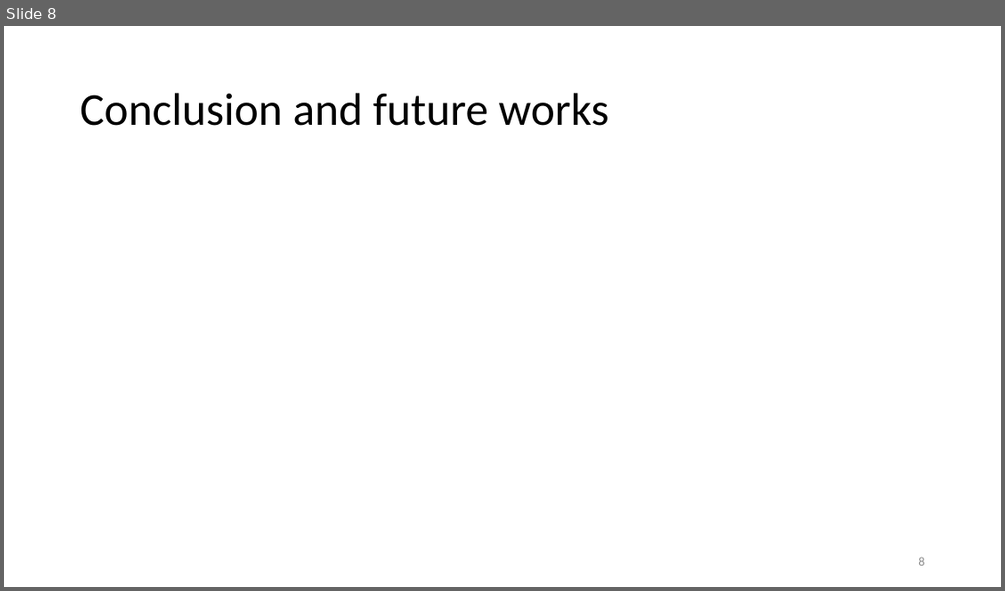
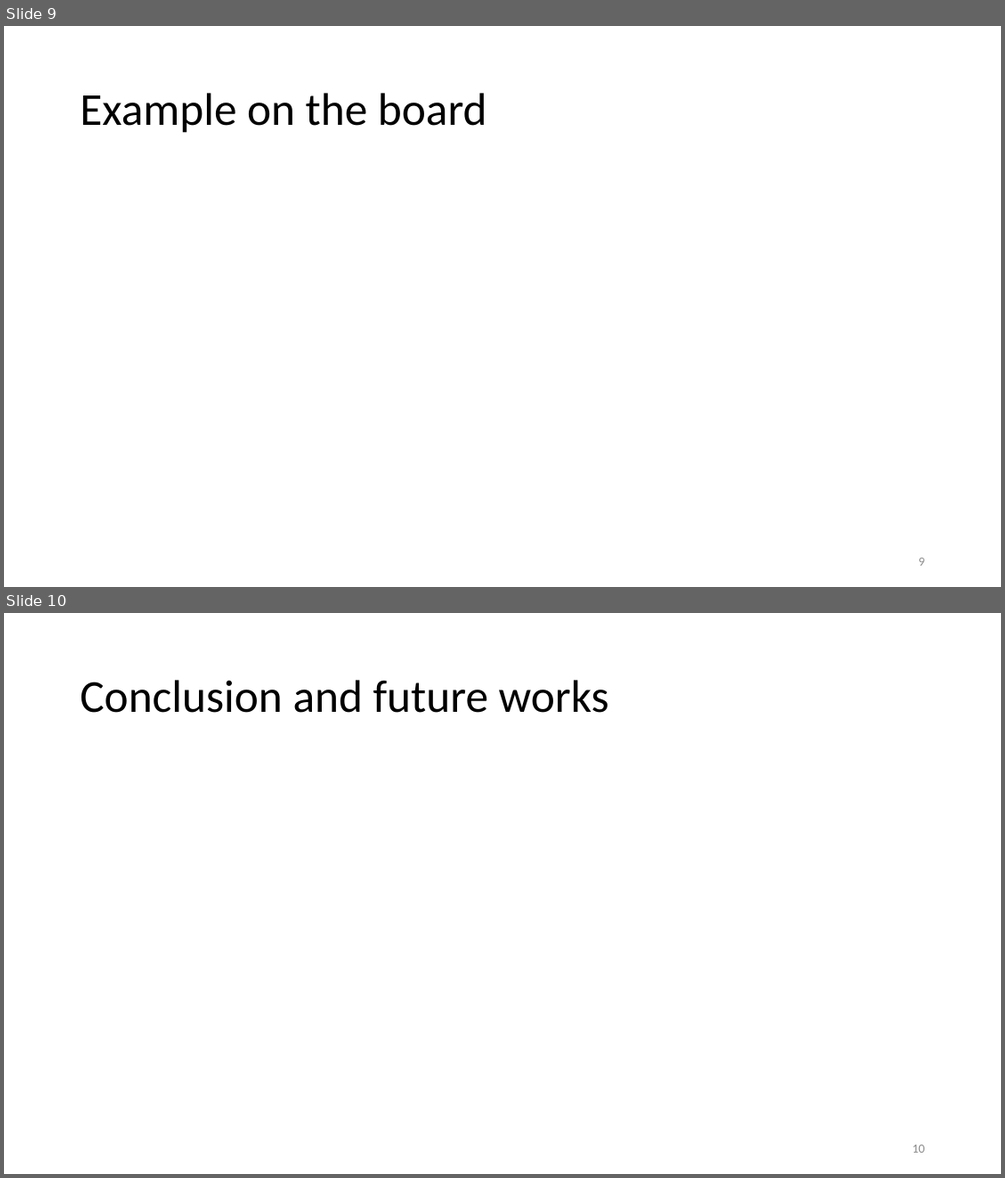
Before and after one commit to elenaroncolino/SEcube-code, a slide deck: Design and Development of a RAM-based PUF.pptx. Shown one above the other, each under a label of ours: slide 8 before the commit, slides 9 and 10 after it. The pictures are 1005x591 and 1005x1178 pixels, drawn with LibreOffice and Linux fonts; fonts in the diff are those of the drawing. Boxes give left, top, right and bottom in pixels: in the first picture for what was removed or moved away, otherwise in the second. Text is boxed around its words. In the diff, an @@ line names an element or a change of style, - is before the commit and + after.

Commit message:
changes on ppt

```diff
--- a/Design and Development of a RAM-based PUF.pptx
+++ b/Design and Development of a RAM-based PUF.pptx
@@ slide 9 added at (x1=4, y1=26, x2=1001, y2=587), background #FFFFFF @@
@@ title added at (x1=80, y1=93, x2=487, y2=133), 44 pt, text #000000 @@
+Example on the board
@@ page number added at (x1=918, y1=557, x2=924, y2=565), 12 pt, text #8C8C8C @@
+9
@@ what was slide 8 is now slide 10 @@
@@ page number at (x1=912, y1=1144, x2=924, y2=1152): text changed @@
-8
+10
```
Also in this commit, not shown: 5 slides changed, 1 other slide added, 1 other file.
